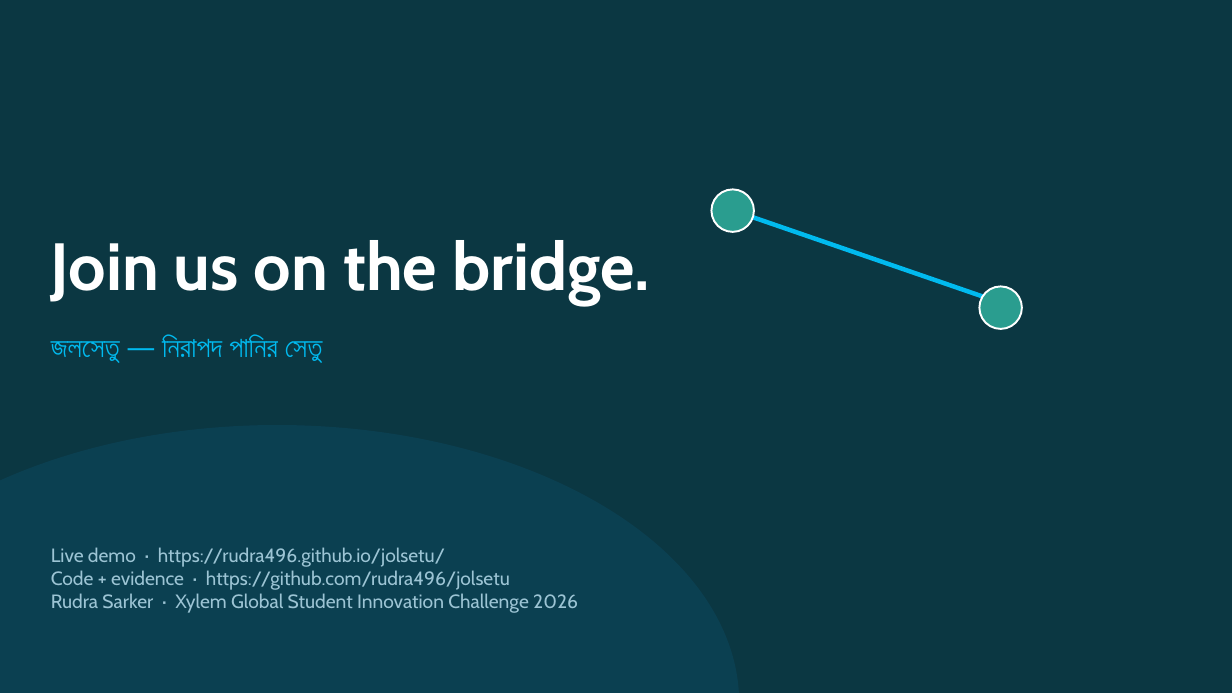
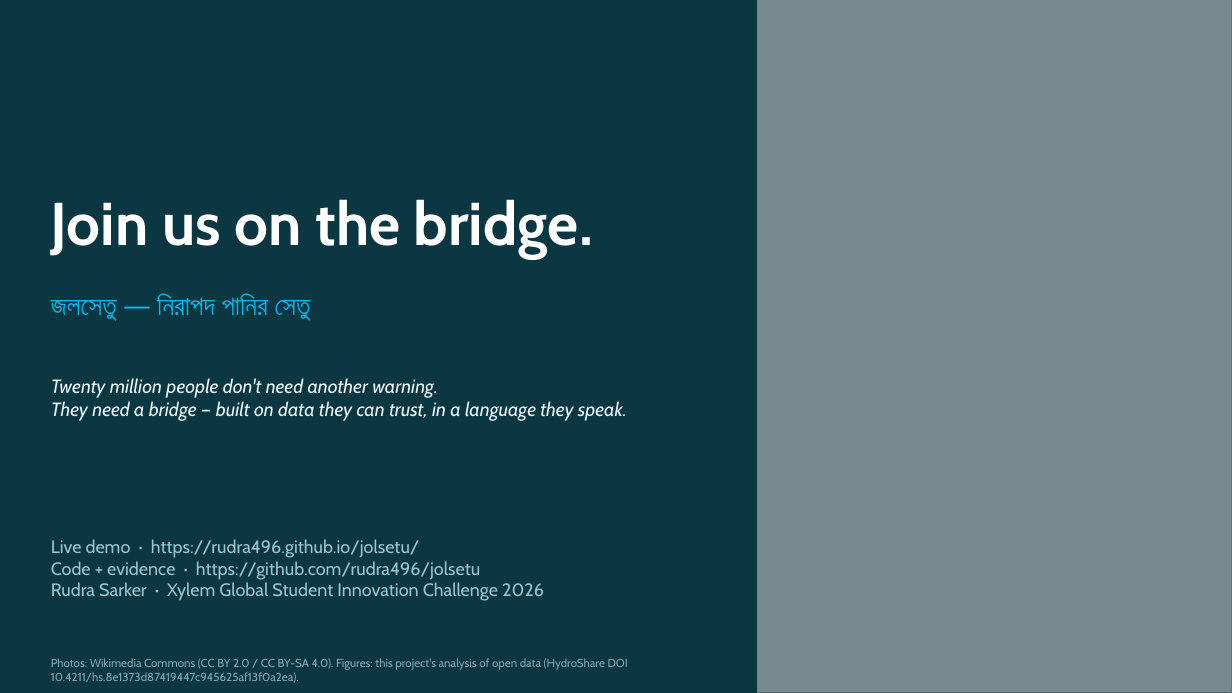
Before and after one commit to rudra496/jolsetu, a slide deck: slide 15 of JolSetu_Xylem2026_Pitch.pptx (slide 13 before the commit). Drawn at 1232x693 pixels with LibreOffice and Linux fonts; fonts in the diff are those of the drawing; grey boxes stand for pictures. Boxes give left, top, right and bottom in pixels: in the first picture for what was removed or moved away, otherwise in the second. Text is boxed around its words. In the diff, an @@ line names an element or a change of style, - is before the commit and + after.

```diff
--- a/JolSetu_Xylem2026_Pitch.pptx
+++ b/JolSetu_Xylem2026_Pitch.pptx
@@ picture added at <box>758,0,1232,693</box> @@
@@ rectangle added at <box>758,0,1232,693</box>, fill #0B3742 at 45% opacity @@
@@ text "Join us on the bridge.": place and size @@
-text "Join us on the bridge." at <box>51,240,650,305</box>
+text "Join us on the bridge." at <box>51,199,593,259</box>
@@ text "Join us on the bridge." at <box>51,199,593,259</box>: size 52 to 47 pt @@
@@ ellipse removed at <box>712,189,754,232</box> @@
@@ line removed from (739, 213) to (1007, 305) @@
@@ text "জলসেতু — নিরাপদ পানির সেতু": place and size @@
-text "জলসেতু — নিরাপদ পানির সেতু" at <box>51,335,320,362</box>
+text "জলসেতু — নিরাপদ পানির সেতু" at <box>51,294,309,320</box>
@@ text "জলসেতু — নিরাপদ পানির সেতু" at <box>51,294,309,320</box>: size 22 to 21 pt @@
@@ ellipse removed at <box>980,287,1022,329</box> @@
@@ text added at <box>51,378,627,421</box>, 15 pt, text #EAF4F8, italic @@
+Twenty million people don't need another warning.
+They need a bridge — built on data they can trust, in a language they speak.
@@ ellipse removed at <box>0,425,739,693</box> @@
@@ text "Live demo · https://rudra496.github.io/jolsetu/": place and size @@
-text "Live demo · https://rudra496.github.io/jolsetu/" at <box>51,547,578,613</box>
+text "Live demo · https://rudra496.github.io/jolsetu/" at <box>51,539,544,601</box>
@@ text "Live demo · https://rudra496.github.io/jolsetu/" at <box>51,539,544,601</box>: size 15 to 14 pt @@
@@ text added at <box>51,658,628,682</box>, 9 pt, text #7FA9B9 @@
+Photos: Wikimedia Commons (CC BY 2.0 / CC BY-SA 4.0). Figures: this project's analysis of open data (HydroShare DOI 10.4211/hs.8e1373d87419447c945625af13f0a2ea).
```
Also in this commit, not shown: 11 other slides changed, 3 slides added, 1 slide removed, 1 other file.
